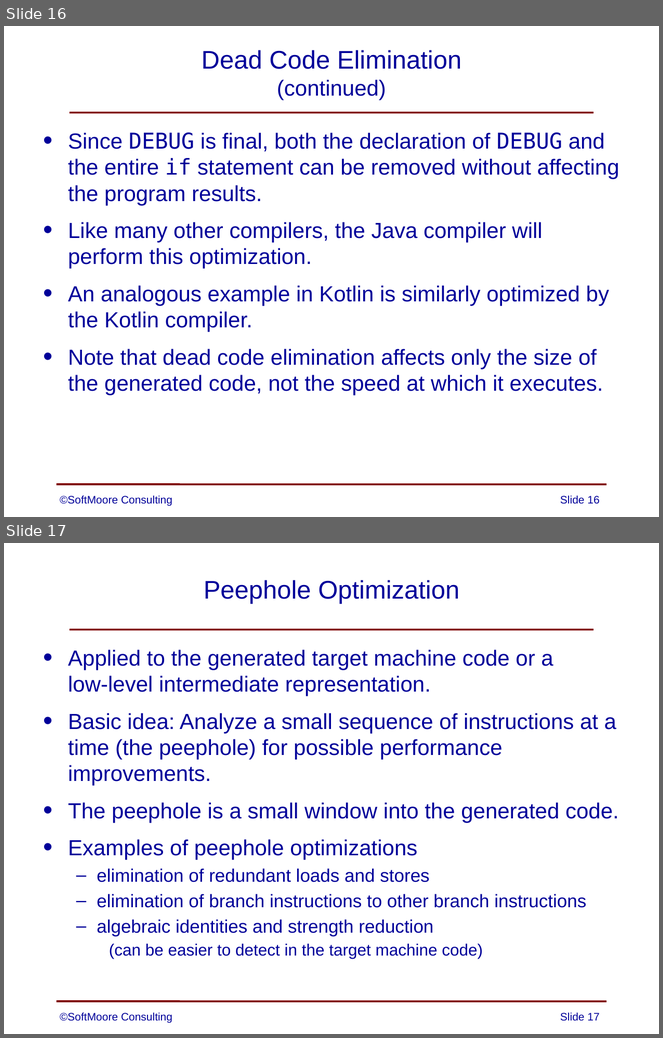
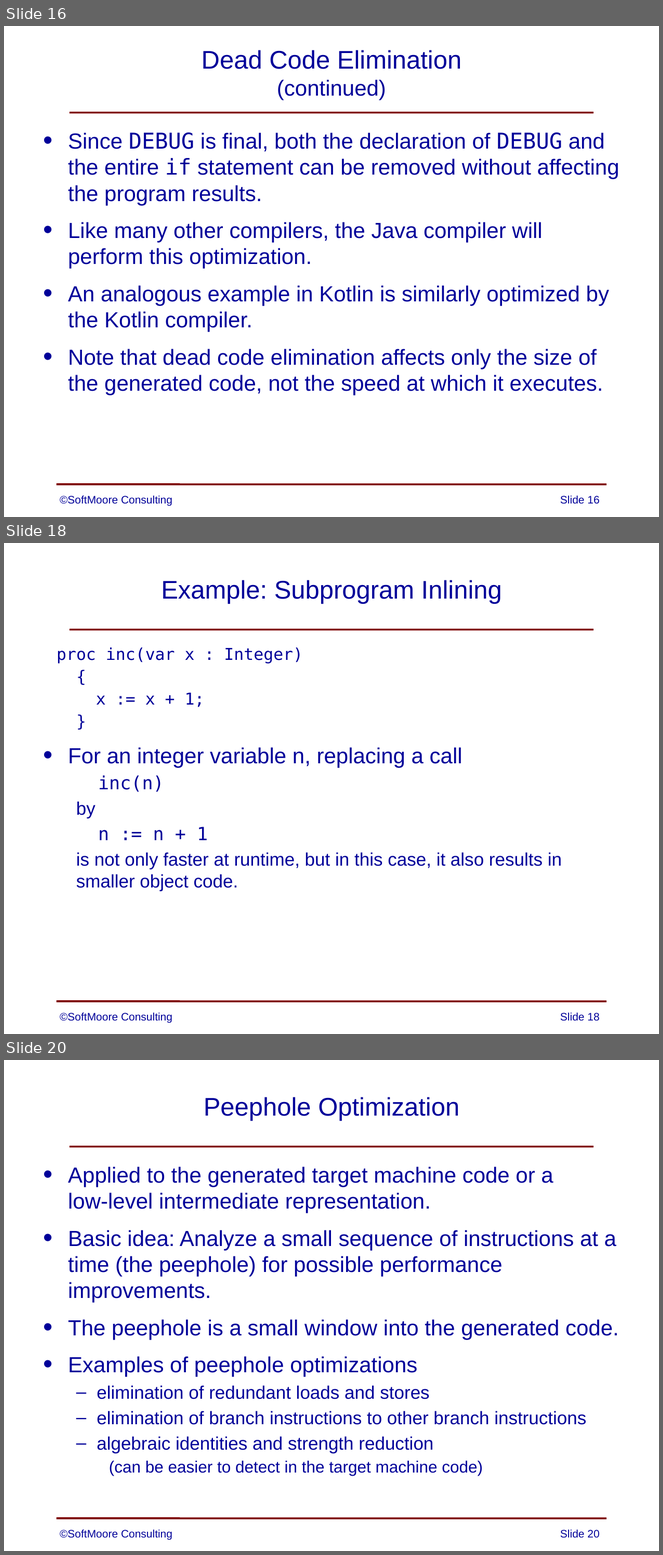
Before and after one commit to SoftMoore/CPRL-Kt-2nd, a slide deck: PowerPoints/12 - Optimization.pptx. Shown one above the other, each under a label of ours: slides 16 and 17 before the commit, slides 16, 18 and 20 after it; the slides between them are not shown. The pictures are 663x1038 and 663x1555 pixels, drawn with LibreOffice and Linux fonts; fonts in the diff are those of the drawing. Boxes give left, top, right and bottom in pixels: in the first picture for what was removed or moved away, otherwise in the second. Text is boxed around its words. In the diff, an @@ line names an element or a change of style, - is before the commit and + after.

```diff
--- a/PowerPoints/12 - Optimization.pptx
+++ b/PowerPoints/12 - Optimization.pptx
@@ slide 18 added at (4, 543, 659, 1034), background #FFFFFF; not listed: 2 template elements that a slide beside it also shows @@
@@ title added at (161, 580, 502, 604), 28 pt, text #000099 @@
+Example: Subprogram Inlining
@@ text added at (57, 648, 562, 891), 20 pt, text #000099 @@
+proc inc(var x : Integer)
+{
+x := x + 1;
+}
+• For an integer variable n, replacing a call
+  inc(n)
+  by
+  n := n + 1
+  is not only faster at runtime, but in this case, it also results in smaller object code.
@@ text added at (60, 1013, 172, 1023), 12 pt, text #000099 @@
+©SoftMoore Consulting
@@ page number added at (560, 1013, 599, 1021), 12 pt, text #000099 @@
+Slide 18
@@ what was slide 17 is now slide 20 @@
@@ page number at (560, 1530, 599, 1538): text changed @@
-Slide 17
+Slide 20
```
Also in this commit, not shown: 4 slides changed, 2 other slides added.
